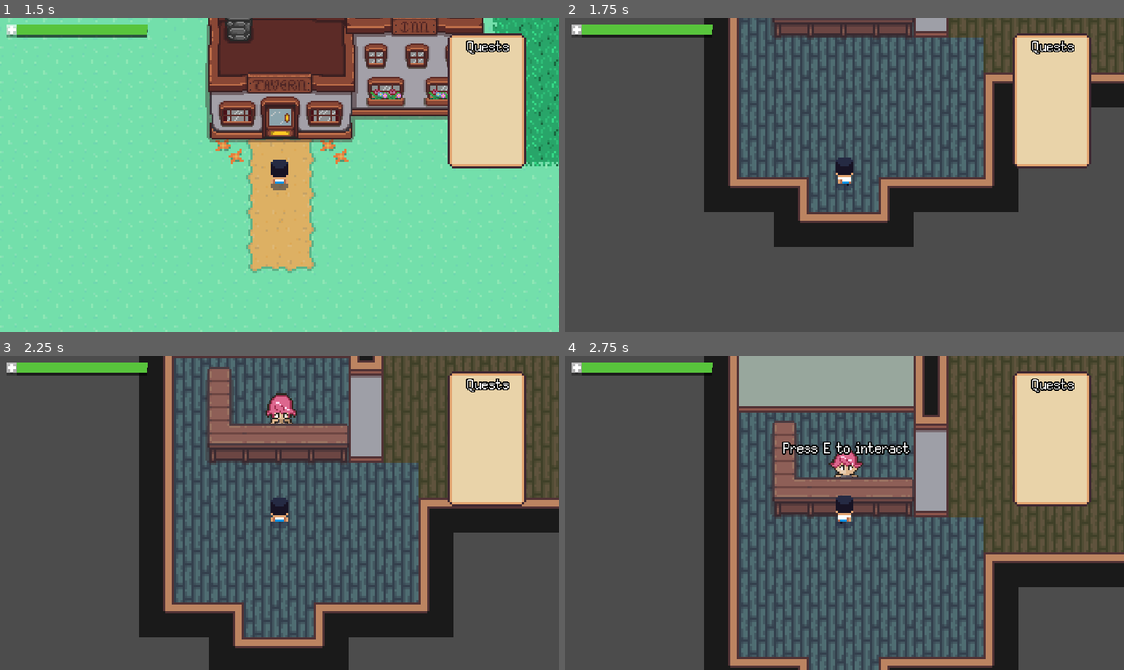
Above: before the commit, frames 1-4 (two rows, left to right).
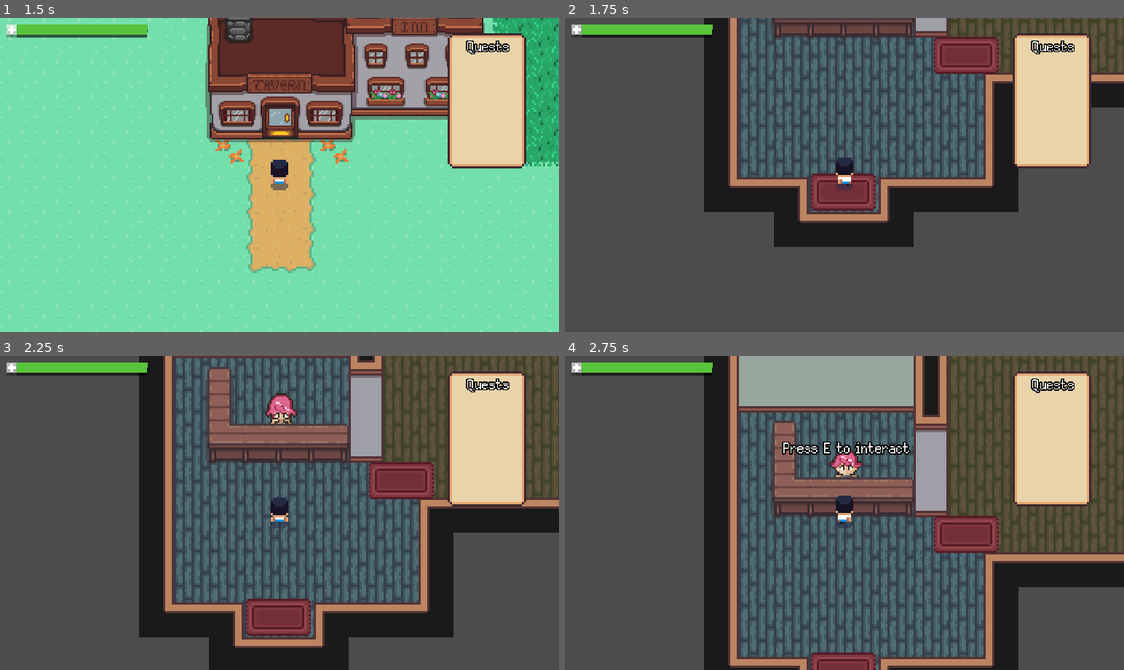
Above: after the commit, the same moments.

Repository: Juksuu/MiniAdventure
Game: Godot game, scene res://scenes/Main_menu.tscn
Two runs of this game, one before a commit and one after it. Both use one fixed random seed, a clock stepped at 60 frames per second and the inputs below.
Inputs:
- Up to frame 1 (1.5 s): click "Start" at 0.5 s; hold Up (ui_up) from 1.28 s (still down); hold E from 1.28 s (still down)
- Up to frame 2 (1.75 s): keep holding Up (ui_up); keep holding E; tap Space at 1.52 s
- Up to frame 3 (2.25 s): keep holding Up (ui_up); release E at 2.03 s; tap F at 2.1 s
- Up to frame 4 (2.75 s): keep holding Up (ui_up); tap Space at 2.27 s

Frame 1 is identical in both runs. In frame 2, 2.6% of the frame differs, in the area x 44-78%, y 6-62%; in frame 3, 2.7%, in the area x 44-78%, y 33-90%; in frame 4, 2.0%.

Commit message:
Add few rugs to tavern to hide floor color change :)

Diff:
--- a/scenes/Tavern_inside.tscn
+++ b/scenes/Tavern_inside.tscn
@@ -1,10 +1,11 @@
-[gd_scene load_steps=50 format=2]
+[gd_scene load_steps=51 format=2]
 
 [ext_resource path="res://assets/tavern/tilableFloorsAndWalls.png" type="Texture" id=1]
 [ext_resource path="res://scripts/Tavern_inside.gd" type="Script" id=2]
 [ext_resource path="res://scenes/Table.tscn" type="PackedScene" id=3]
 [ext_resource path="res://scenes/Potion_seller.tscn" type="PackedScene" id=4]
 [ext_resource path="res://scenes/Interaction.tscn" type="PackedScene" id=5]
+[ext_resource path="res://assets/tavern/originalIndoorSprites.png" type="Texture" id=6]
 
 [sub_resource type="ConvexPolygonShape2D" id=1]
 points = PoolVector2Array( 0, 0, 16, 0, 16, 16, 0, 16 )
@@ -654,6 +655,24 @@
 format = 1
 tile_data = PoolIntArray( -327675, 3, 2, -327674, 8, 0, -327673, 8, 0, -327672, 8, 0, -327671, 8, 0, -327670, 8, 0, -32 …(2634 unchanged characters)…
 
+[node name="Rug" type="Sprite" parent="Node2D"]
+position = Vector2( 120.039, 150.693 )
+texture = ExtResource( 6 )
+region_enabled = true
+region_rect = Rect2( 5.26189, 184.662, 29.6285, 17.3491 )
+
+[node name="Rug2" type="Sprite" parent="Node2D"]
+position = Vector2( 63.6878, 213.38 )
+texture = ExtResource( 6 )
+region_enabled = true
+region_rect = Rect2( 5.26189, 184.662, 29.6285, 17.3491 )
+
+[node name="Furnace" type="Sprite" parent="Node2D"]
+position = Vector2( 167.442, 35.6699 )
+texture = ExtResource( 6 )
+region_enabled = true
+region_rect = Rect2( 116.561, 145.875, 48.4472, 25.5672 )
+
 [node name="Table" parent="." instance=ExtResource( 3 )]
 position = Vector2( 63.2685, 136.249 )
 
--- a/scripts/World.gd
+++ b/scripts/World.gd
@@ -9,12 +9,20 @@
 onready var tavern_inside = $YSort/Tavern_inside
 
 func enter_tavern():
+	var chests = get_tree().get_nodes_in_group("chests")
+	for chest in chests:
+		chest.visible = false
+
 	ysort.add_child(tavern_inside)
 
 	map_container.remove_child(map)
 	ysort.remove_child(tavern)
 
 func exit_tavern():
+	var chests = get_tree().get_nodes_in_group("chests")
+	for chest in chests:
+		chest.visible = true
+
 	ysort.remove_child(tavern_inside)
 
 	map_container.add_child(map)
